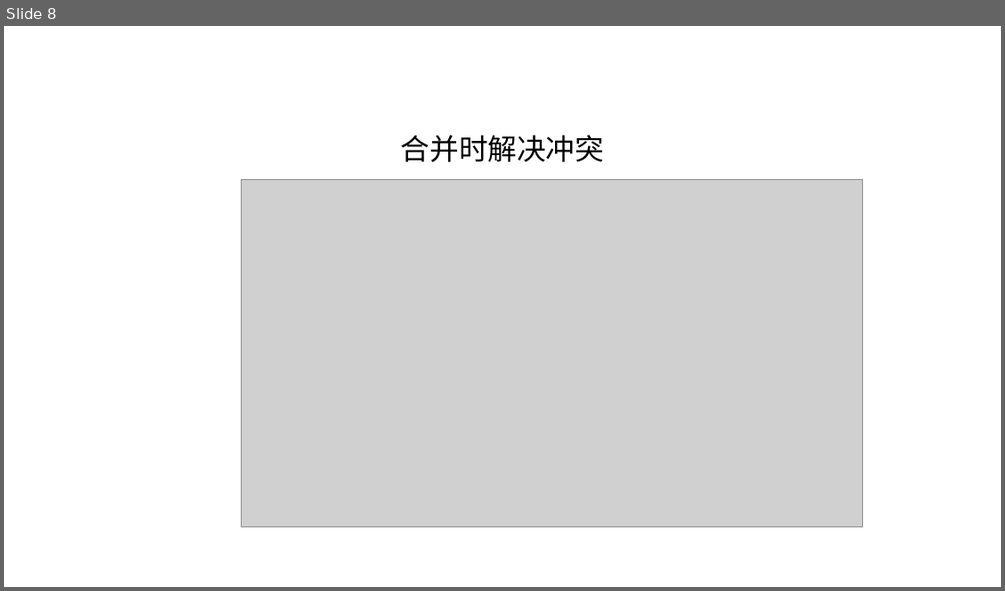
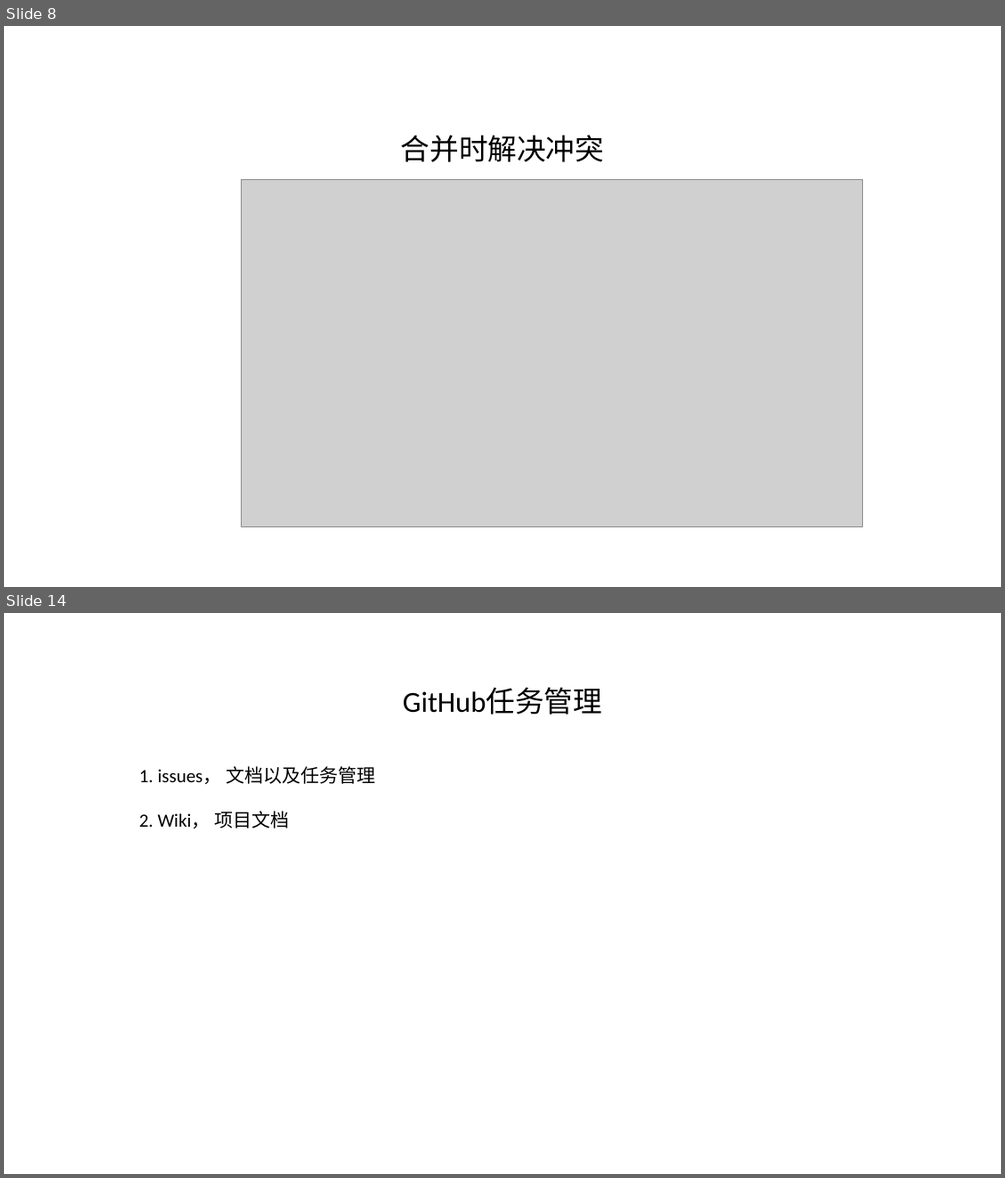
Before and after one commit to szu-lqt/codeStudy, a slide deck: gitStudy/gitStudy.pptx. Shown one above the other, each under a label of ours: slide 8 before the commit, slides 8 and 14 after it; the slides between them are not shown. The pictures are 1005x591 and 1005x1178 pixels, drawn with LibreOffice and Linux fonts; fonts in the diff are those of the drawing; grey boxes stand for pictures. Boxes give left, top, right and bottom in pixels: in the first picture for what was removed or moved away, otherwise in the second. Text is boxed around its words. In the diff, an @@ line names an element or a change of style, - is before the commit and + after.

```diff
--- a/gitStudy/gitStudy.pptx
+++ b/gitStudy/gitStudy.pptx
@@ slide 14 added at (x1=4, y1=613, x2=1001, y2=1174), background #FFFFFF @@
@@ title added at (x1=403, y1=688, x2=602, y2=714), 28 pt, text #000000 @@
+GitHub任务管理
@@ text added at (x1=139, y1=766, x2=375, y2=828), 18 pt, text #000000 @@
+1. issues， 文档以及任务管理
+2. Wiki， 项目文档
```
Also in this commit, not shown: 1 slide changed, 4 other slides added, 3 slides removed, 1 other file.
